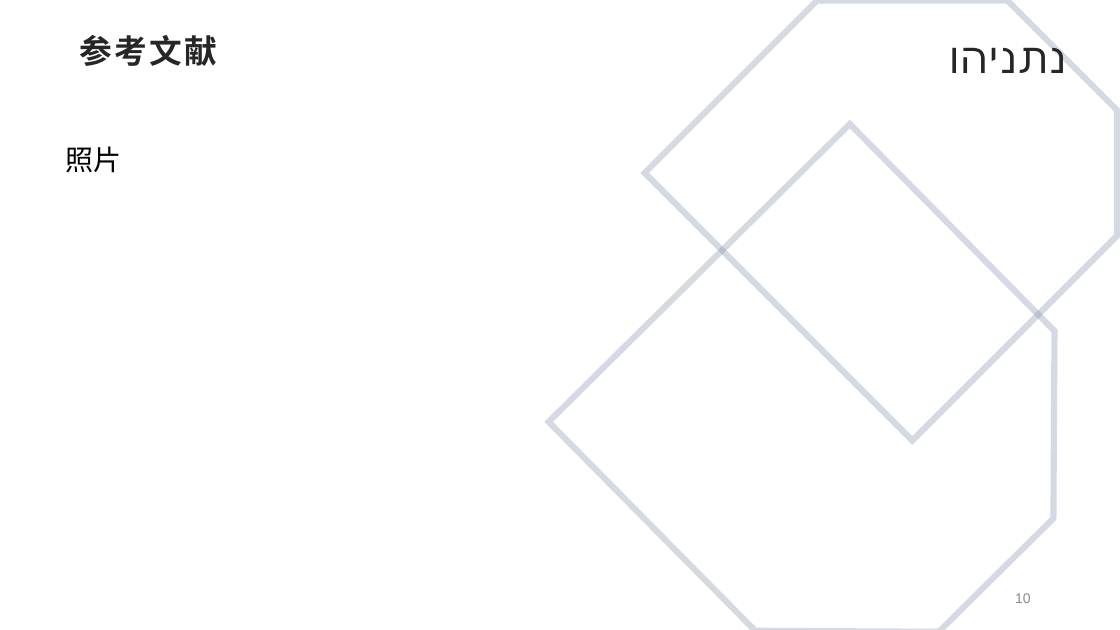
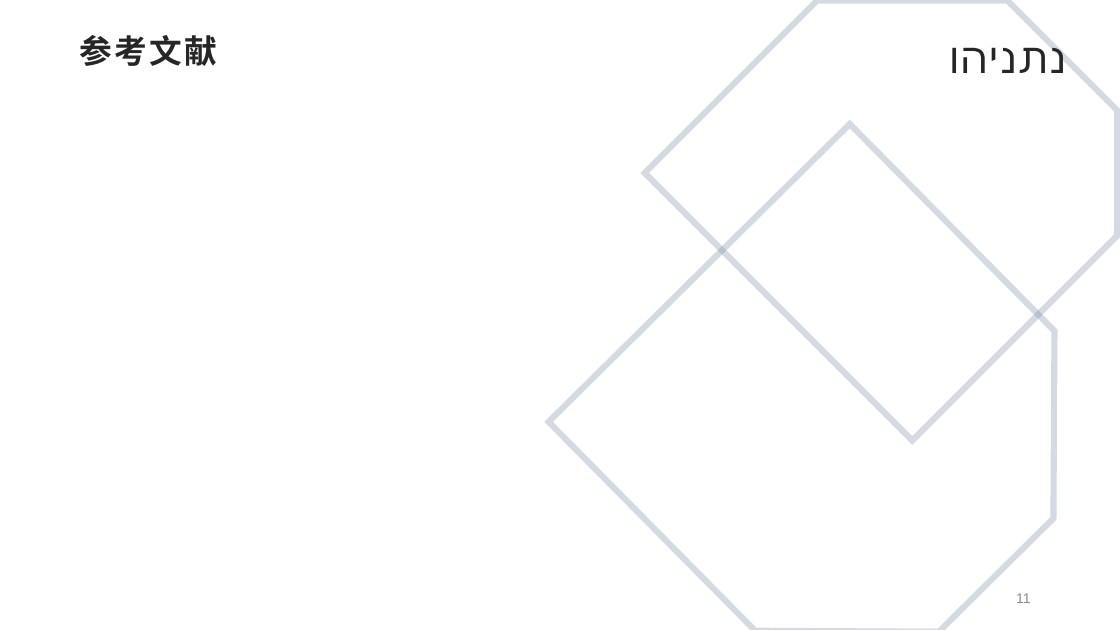
Before and after one commit to tobeatraceur/Linear-Control, a slide deck: slide 11 of ppt/ppt_6_12.pptx (slide 10 before the commit). Drawn at 1120x630 pixels with LibreOffice and Linux fonts; fonts in the diff are those of the drawing; background and template pictures are left out. Boxes give left, top, right and bottom in pixels: in the first picture for what was removed or moved away, otherwise in the second. Text is boxed around its words. In the diff, an @@ line names an element or a change of style, - is before the commit and + after.

```diff
--- a/ppt/ppt_6_12.pptx
+++ b/ppt/ppt_6_12.pptx
@@ text removed at box(65, 146, 121, 173) @@
-照片
@@ page number at box(1016, 593, 1030, 603): text changed @@
-10
+11
```
Also in this commit, not shown: 3 other slides changed, 1 slide added.
